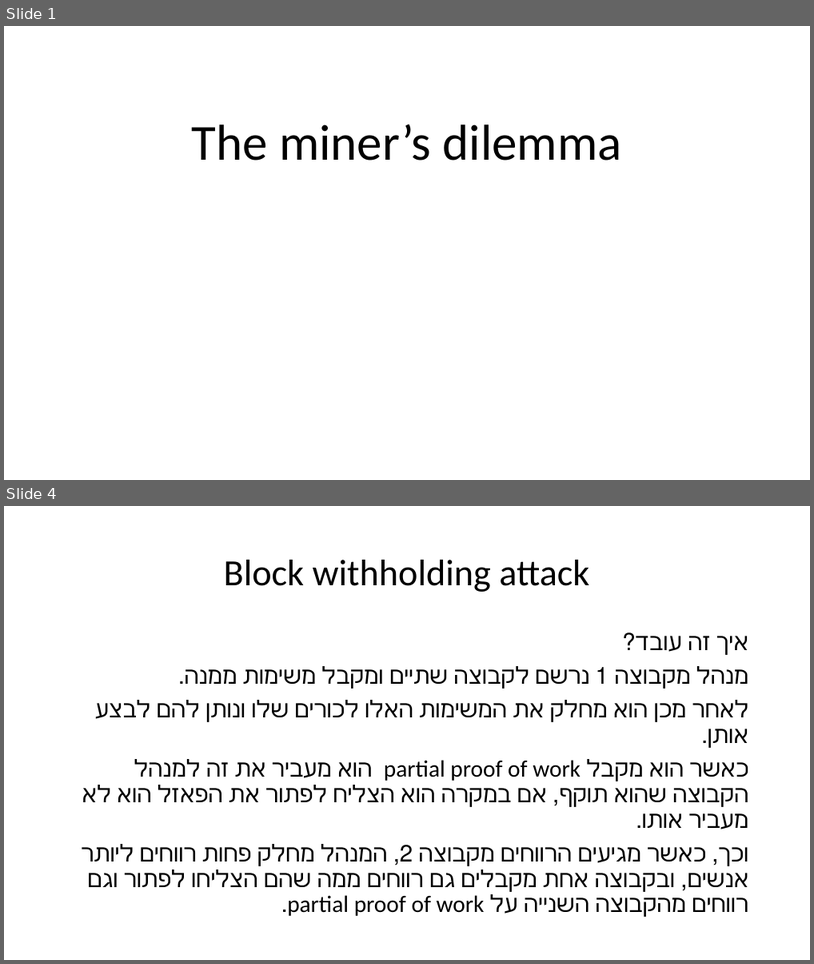
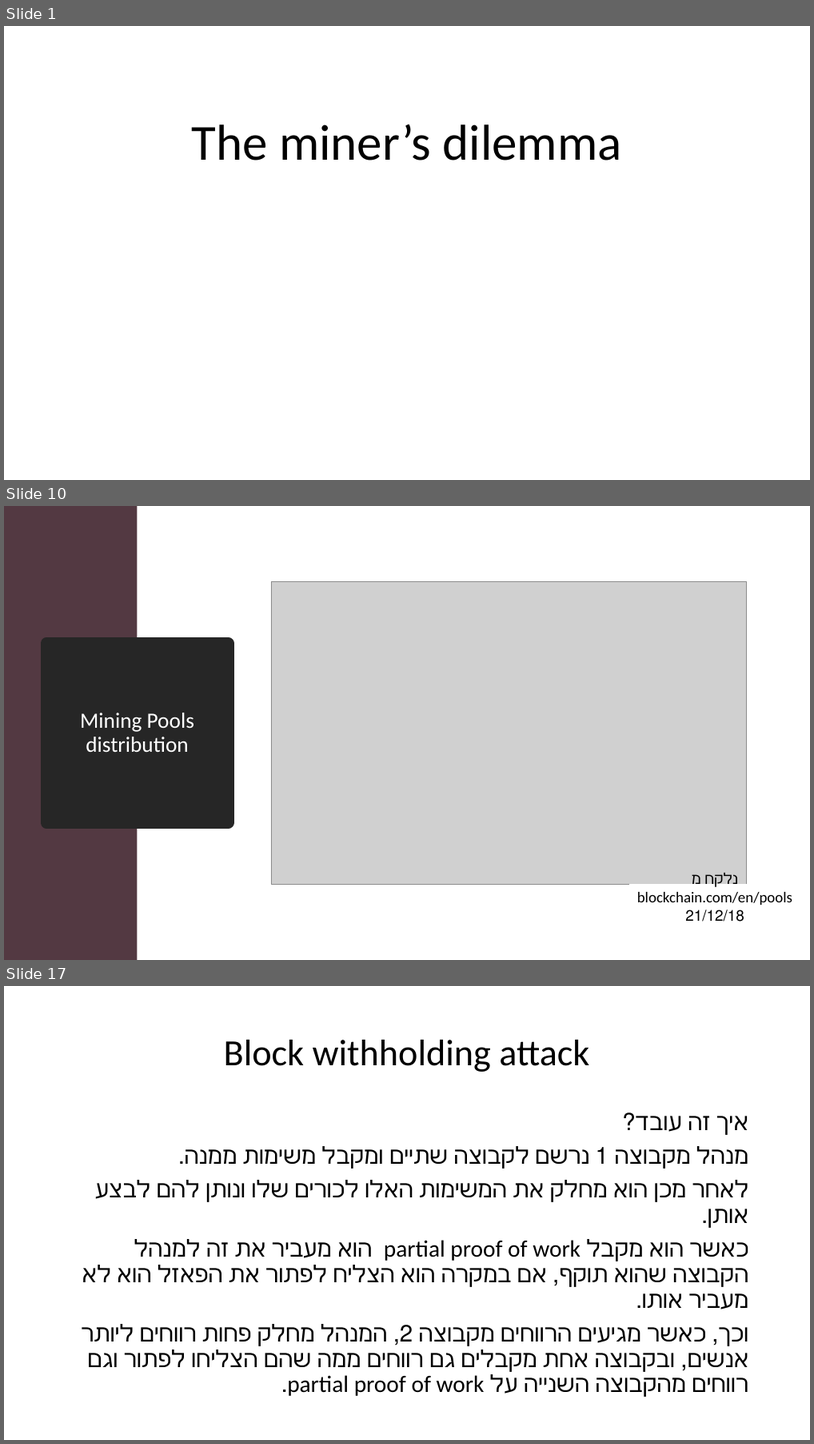
Before and after one commit to eliyahulevi/BitcoinPresentation, a slide deck: The miner’s dilemma.pptx. Shown one above the other, each under a label of ours: slides 1 and 4 before the commit, slides 1, 10 and 17 after it; the slides between them are not shown. The pictures are 814x964 and 814x1444 pixels, drawn with LibreOffice and Linux fonts; fonts in the diff are those of the drawing; grey boxes stand for pictures. Boxes give left, top, right and bottom in pixels: in the first picture for what was removed or moved away, otherwise in the second. Text is boxed around its words. In the diff, an @@ line names an element or a change of style, - is before the commit and + after.

```diff
--- a/The miner’s dilemma.pptx
+++ b/The miner’s dilemma.pptx
@@ slide 10 added at (4,506,810,960), background #FFFFFF @@
@@ rectangle added at (4,506,137,960), fill #533942 @@
@@ picture added at (271,582,747,884) @@
@@ title added at (46,644,229,822), fill #262626, outline #262626 13.75 pt, 26 pt, text #FFFFFF @@
+Mining Pools
+distribution
@@ rectangle added at (630,884,801,909), fill #FFFFFF, outline #FFFFFF 1 pt, 18 pt, text #000000 @@
+נלקח מ blockchain.com/en/pools
+21/12/18
@@ what was slide 4 is now slide 17 @@
```
Also in this commit, not shown: 2 slides changed, 15 other slides added.
